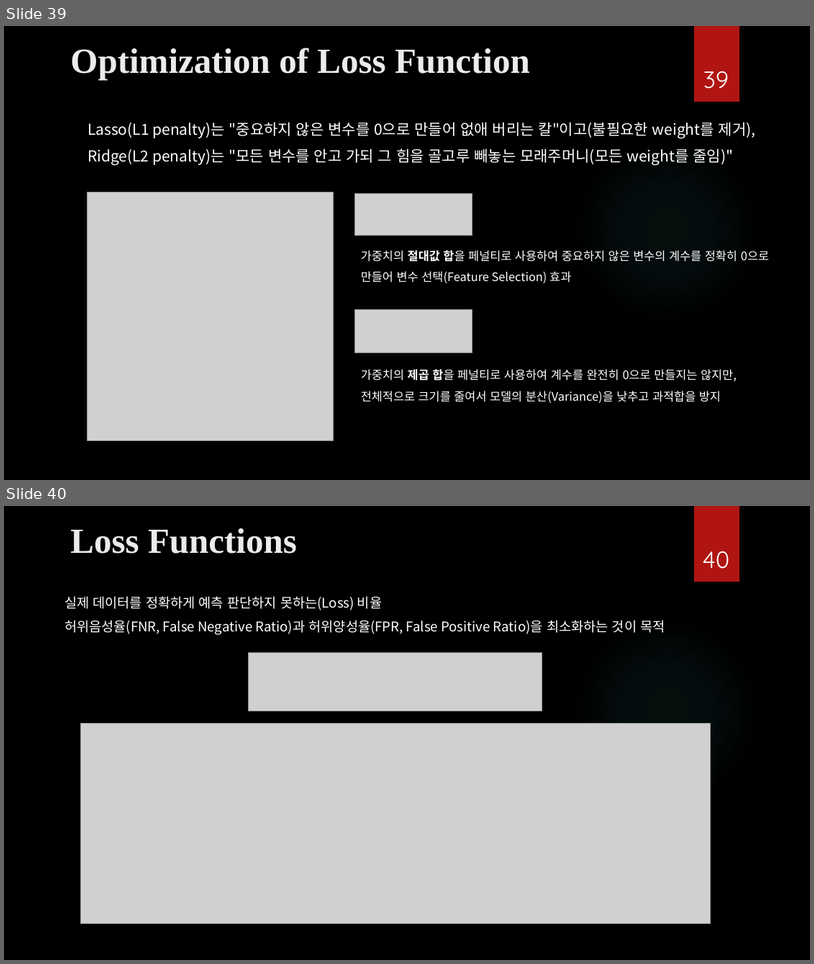
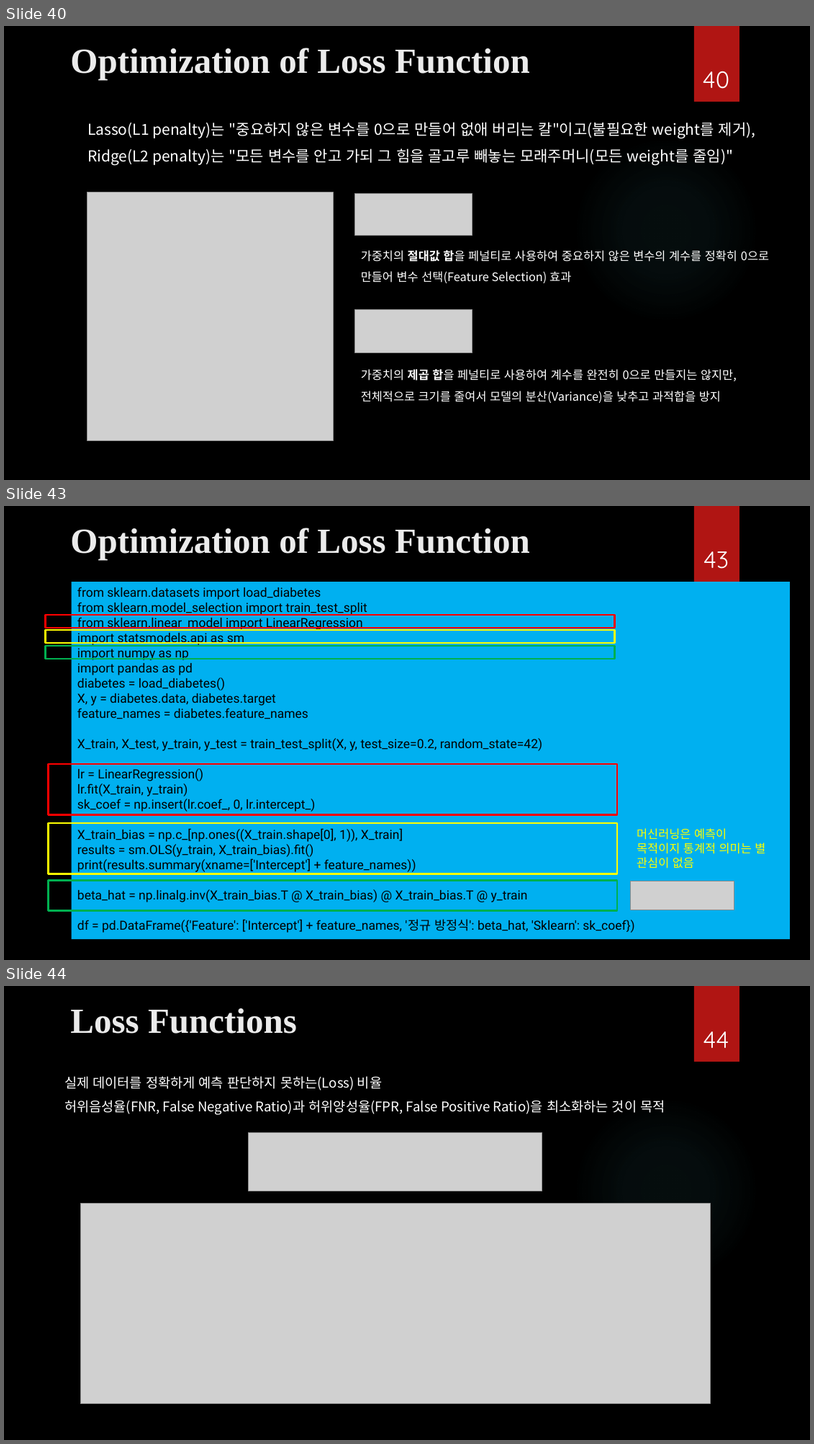
Before and after one commit to ancestor9/mathematics-for-machine-learning, a slide deck: Calculus/Modeling_Simulation_1.pptx. Shown one above the other, each under a label of ours: slides 39 and 40 before the commit, slides 40, 43 and 44 after it; the slides between them are not shown. The pictures are 814x964 and 814x1444 pixels, drawn with LibreOffice and Linux fonts; fonts in the diff are those of the drawing; grey boxes stand for pictures; background and template pictures are left out. Boxes give left, top, right and bottom in pixels: in the first picture for what was removed or moved away, otherwise in the second. Text is boxed around its words. In the diff, an @@ line names an element or a change of style, - is before the commit and + after.

```diff
--- a/Calculus/Modeling_Simulation_1.pptx
+++ b/Calculus/Modeling_Simulation_1.pptx
@@ slide 43 added at [4,506,810,960], background picture (left out); not listed: 1 template element that a slide beside it also shows @@
@@ title added at [70,528,530,560], 42 pt, text #EBEBEB, bold @@
+Optimization of Loss Function
@@ page number added at [704,551,729,569], 28 pt, text #FFFFFF @@
+43
@@ rectangle added at [72,582,790,939], fill #00B0F0, 15 pt, text #000000 @@
+from sklearn.datasets import load_diabetes
+from sklearn.model_selection import train_test_split
+from sklearn.linear_model import LinearRegression
+import statsmodels.api as sm
+import numpy as np
+import pandas as pd
+diabetes = load_diabetes()
+X, y = diabetes.data, diabetes.target
+feature_names = diabetes.feature_names
+X_train, X_test, y_train, y_test = train_test_split(X, y, test_size=0.2, random_state=42)
+lr = LinearRegression()
+lr.fit(X_train, y_train)
+sk_coef = np.insert(lr.coef_, 0, lr.intercept_)
+X_train_bias = np.c_[np.ones((X_train.shape[0], 1)), X_train]
+results = sm.OLS(y_train, X_train_bias).fit()
+print(results.summary(xname=['Intercept'] + feature_names))
+beta_hat = np.linalg.inv(X_train_bias.T @ X_train_bias) @ X_train_bias.T @ y_train
+df = pd.DataFrame({'Feature': ['Intercept'] + feature_names, '정규 방정식': beta_hat, 'Sklearn': sk_coef})
@@ rectangle added at [46,615,615,628], outline #FF0000 2.25 pt @@
@@ rectangle added at [46,630,615,643], outline #FFFF00 2.25 pt @@
@@ rectangle added at [46,646,615,659], outline #00B050 2.25 pt @@
@@ rectangle added at [48,764,618,815], outline #FF0000 2.25 pt @@
@@ rectangle added at [48,823,618,874], outline #FFFF00 2.25 pt @@
@@ text added at [637,828,766,868], 14 pt, text #FFFF00 @@
+머신러닝은 예측이 목적이지 통계적 의미는 별 관심이 없음
@@ rectangle added at [48,880,618,911], outline #00B050 2.25 pt @@
@@ picture added at [631,881,734,910] @@
@@ what was slide 39 is now slide 40 @@
@@ page number at [703,71,730,89]: text changed @@
-39
+40
@@ what was slide 40 is now slide 44 @@
@@ page number at [703,1031,729,1048]: text changed @@
-40
+44
```
Also in this commit, not shown: 2 slides changed, 3 other slides added.
